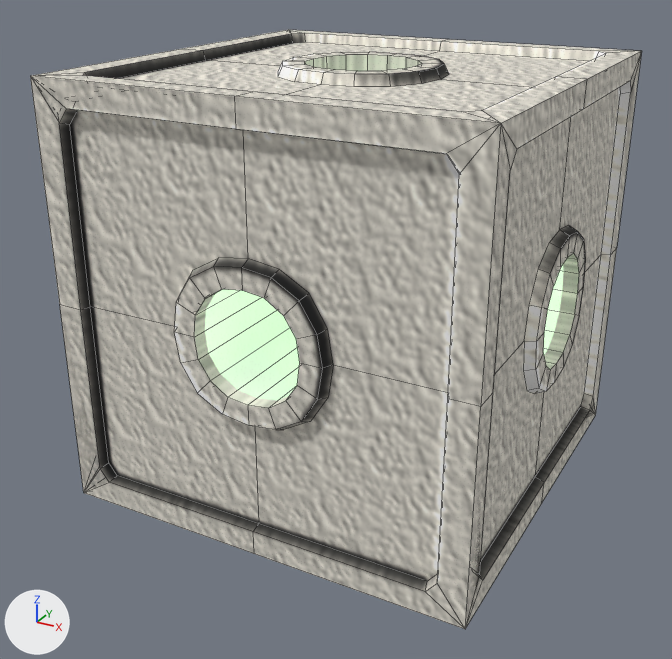
A saved change to the FBX model GRAVYRINTH/Assets/RINCK/object/object3.fbx.
Both versions are drawn from a 50 mm lens placed at (0.134, -0.261, 0.108), pointed at (-0.004, -0.01, -0.017). Arrows for +X, +Y and +Z are at lower left; the lights stay in place. Mesh edges are drawn as thin lines. Where no turn or scale is listed for an object, it has been applied to the vertices.

The scene before the commit, as lines of its bpy script (objects in view):
```python
me_object3detail = bpy.data.meshes.new('object3detail')
me_object3detail.from_pydata(...)  # 536 vertices, 456 faces; spans x -0.0687..0.0687, y -0.0687..0.0687, z -0.0687..0.0687
me_object3detail.materials.append(mat_object3)  # picture img_object3_png
ob_object3detail = bpy.data.objects.new('object3detail', me_object3detail)
ob_object3detail.location = (0.0, 0.0, 0.0)
```
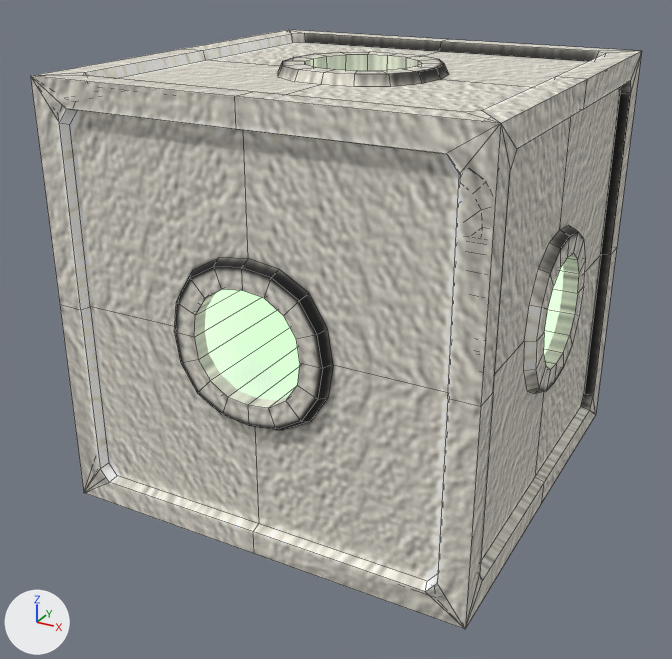
Edits to the bpy script that builds the scene:
```text
Change me_object3detail:
    used by ob_object3detail; location = (0.0, 0.0, 0.0)
    remove me_object3detail.from_pydata(...)  # 536 vertices, 456 faces; spans x -0.0687..0.0687, y -0.0687..0.0687, z -0.0687..0.0687
    add me_object3detail.from_pydata(...)  # 504 vertices, 456 faces; spans x -0.0687..0.0687, y -0.0687..0.0687, z -0.0687..0.0687
    me_object3detail part 1
    40 vertices are removed from x -0.0165..0.0165, y -0.0165..0.0165, z -0.0165..0.0165
    64 faces are deleted
    8 vertices are added at x -0.0069..0.0069, y -0.0165..0.0165, z -0.0165..0.0165
    64 new faces join them
    me_object3detail part 2: 294 kept faces spanning x -0.0687..0.0687, y -0.0687..0.0687, z -0.0687..0.0687 get new texture (UV) coordinates
```

Where the change shows, as pixel boxes [x1, y1, x2, y2] in the pictures (672 x 659 px; the box of a moved part takes in the faces that stretch with it):
part 1 of me_object3detail, moved or reshaped: [196, 55, 579, 408] in both
part 2 of me_object3detail, surface changed: [31, 30, 641, 629] in both
